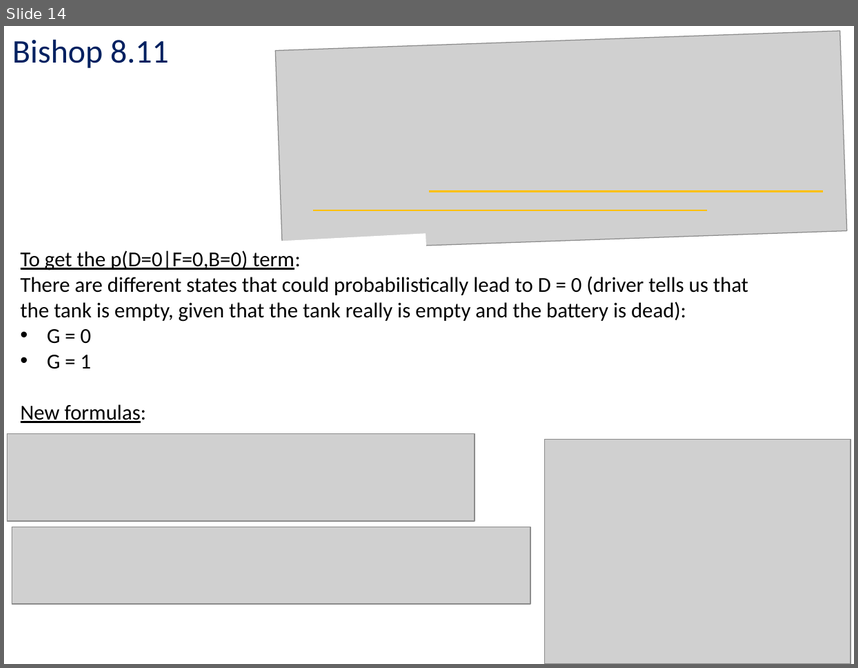
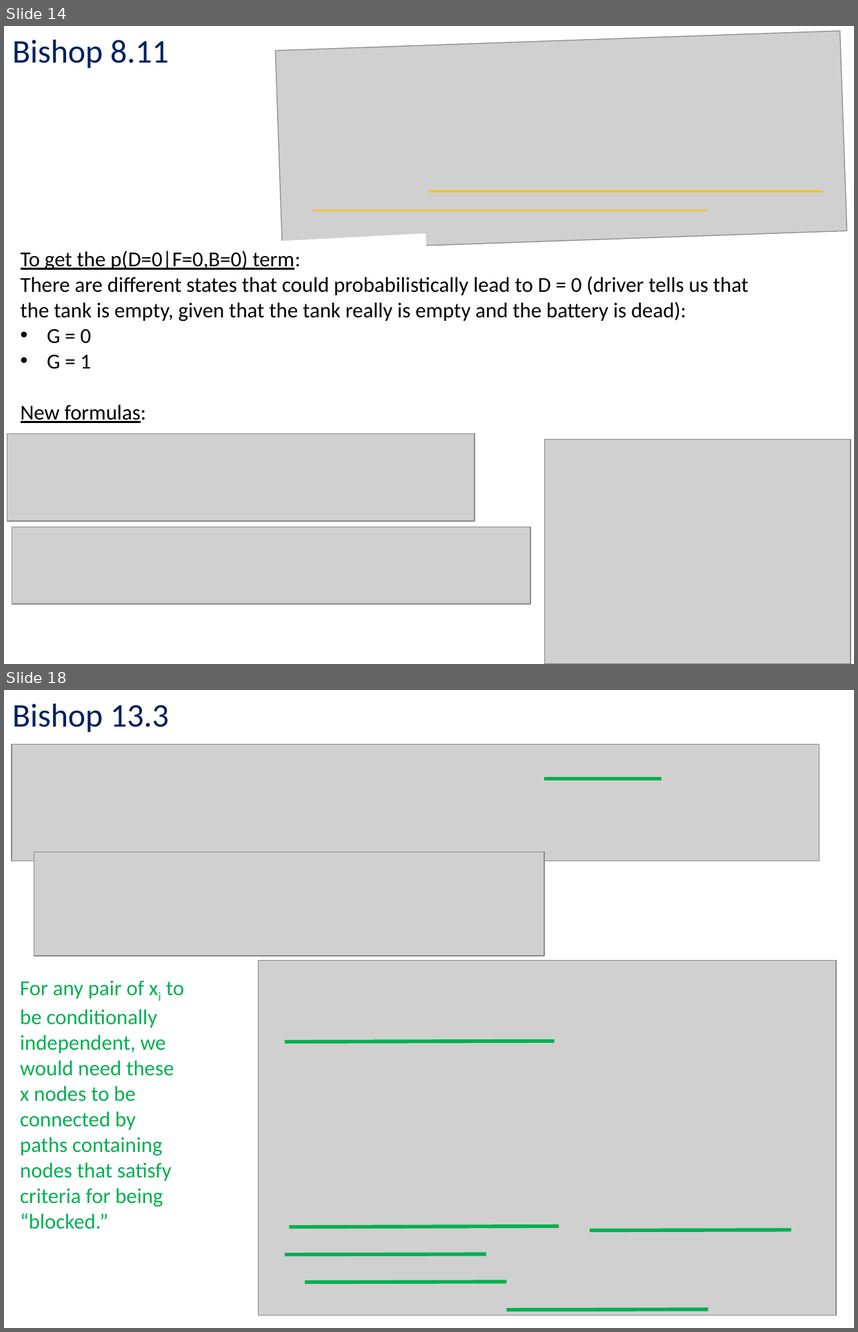
Before and after one commit to kc13/CS1675, a slide deck: recitation12/cs1675_rec12_nov30.pptx. Shown one above the other, each under a label of ours: slide 14 before the commit, slides 14 and 18 after it; the slides between them are not shown. The pictures are 858x668 and 858x1332 pixels, drawn with LibreOffice and Linux fonts; fonts in the diff are those of the drawing; grey boxes stand for pictures. Boxes give left, top, right and bottom in pixels: in the first picture for what was removed or moved away, otherwise in the second. Text is boxed around its words. In the diff, an @@ line names an element or a change of style, - is before the commit and + after.

```diff
--- a/recitation12/cs1675_rec12_nov30.pptx
+++ b/recitation12/cs1675_rec12_nov30.pptx
@@ slide 18 added at <box>4,690,854,1328</box>, background #FFFFFF @@
@@ text added at <box>12,703,169,732</box>, 28 pt, text #002060 @@
+Bishop 13.3
@@ picture added at <box>12,745,819,861</box> @@
@@ line added from (545, 778) to (662, 778), #00B050 3 pt @@
@@ picture added at <box>34,852,545,956</box> @@
@@ picture added at <box>258,960,836,1315</box> @@
@@ text added at <box>20,980,184,1229</box>, 18 pt, text #00B050 @@
+For any pair of xi to be conditionally independent, we would need these x nodes to be connected by paths containing nodes that satisfy criteria for being “blocked.”
@@ line added from (285, 1042) to (554, 1041), #00B050 3 pt @@
@@ line added from (290, 1226) to (559, 1225), #00B050 3 pt @@
@@ line added from (590, 1230) to (791, 1230), #00B050 3 pt @@
@@ line added from (285, 1254) to (486, 1254), #00B050 3 pt @@
@@ line added from (305, 1281) to (506, 1281), #00B050 3 pt @@
@@ line added from (506, 1310) to (708, 1309), #00B050 3 pt @@
```
Also in this commit, not shown: 2 slides changed, 6 other slides added.
